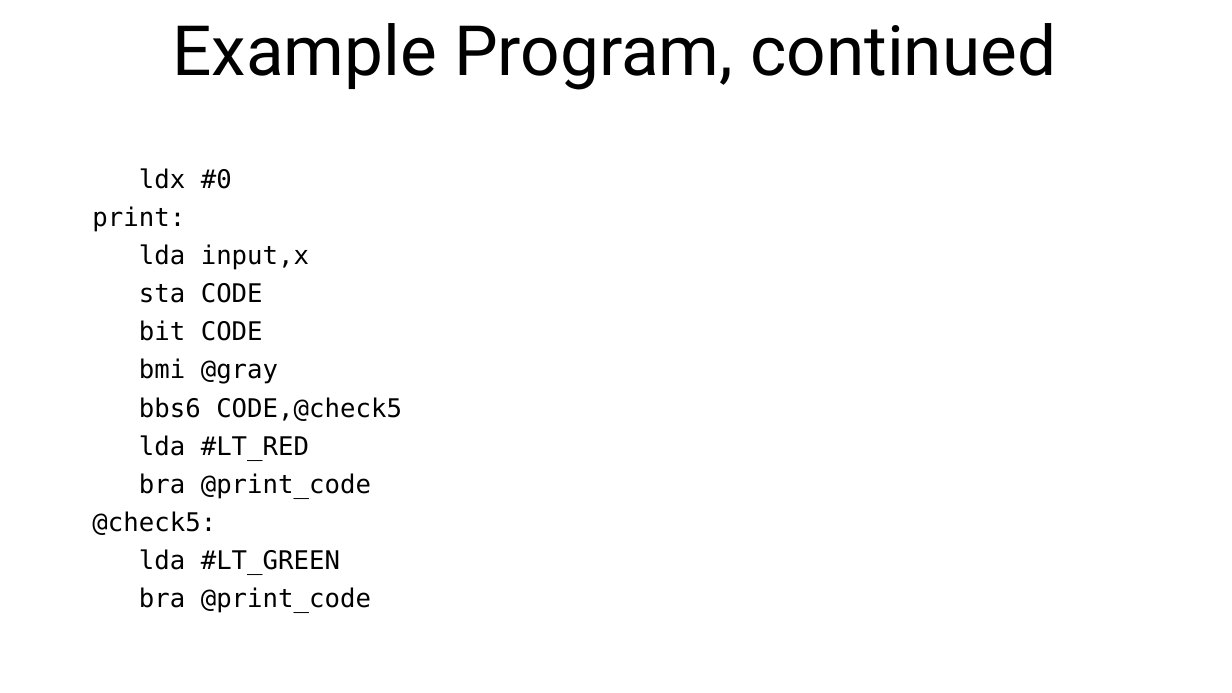
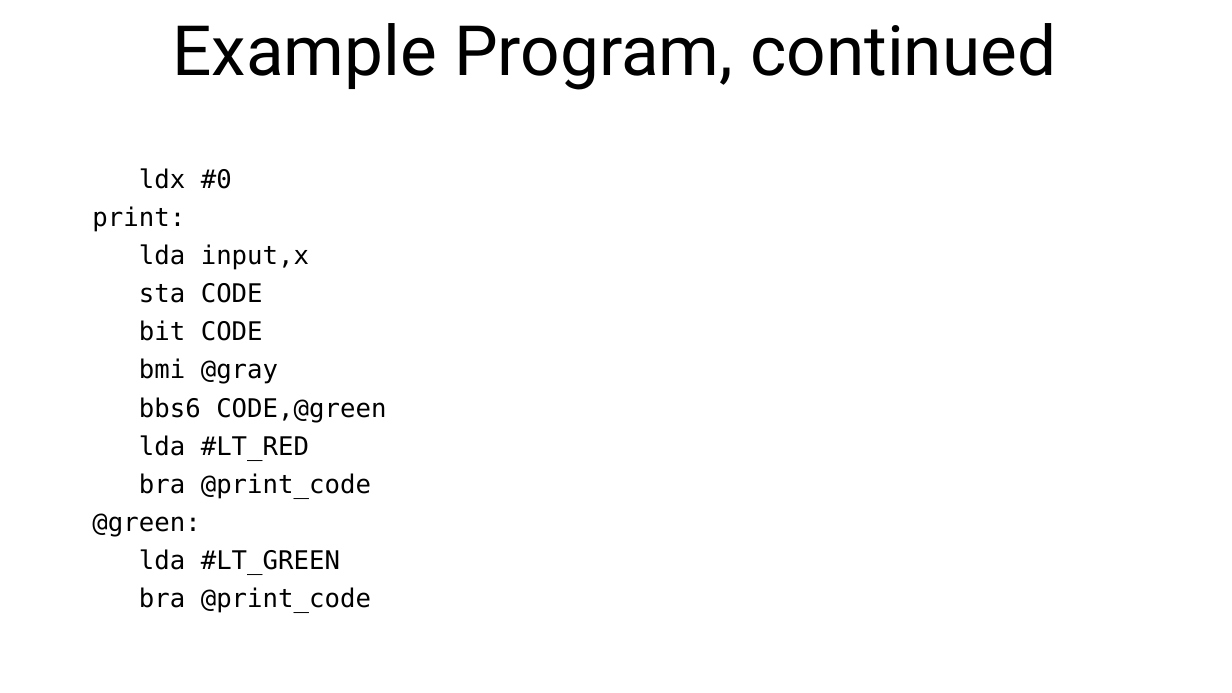
Before and after one commit to SlithyMatt/x16-assembly-tutorial, a slide deck: slide 15 of Lesson6/Lesson6.odp. Drawn at 1232x693 pixels with LibreOffice and Linux fonts; fonts in the diff are those of the drawing. Boxes give left, top, right and bottom in pixels: in the first picture for what was removed or moved away, otherwise in the second. Text is boxed around its words. In the diff, an @@ line names an element or a change of style, - is before the commit and + after.

```diff
--- a/Lesson6/Lesson6.odp
+++ b/Lesson6/Lesson6.odp
@@ text at bbox=[139, 397, 386, 422]: text changed @@
-bbs6 CODE,@check5
+bbs6 CODE,@green
@@ text at bbox=[92, 513, 200, 536]: text changed @@
-@check5:
+@green:
```
Also in this commit, not shown: 3 other files.
